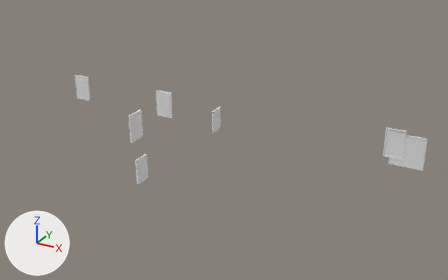
An edit to the glTF model Assets/Art/NIvel 1/Modelos/Nivel 1 Puertas.glb, drawn before and after from the same camera.
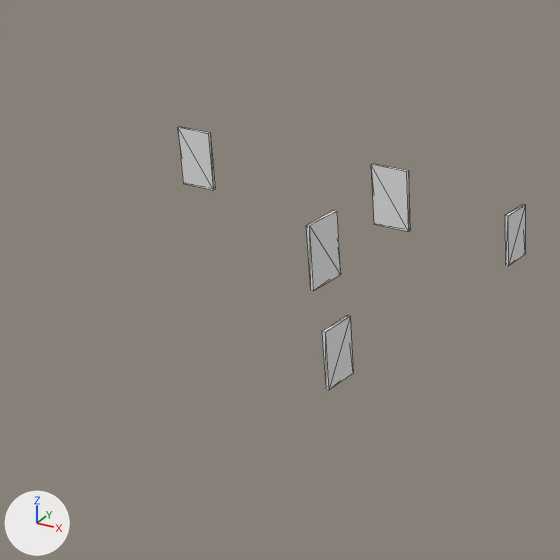
Old and new are each drawn whole from a 50 mm lens placed at (0.0, -67.1, 27.7), pointed at (-25.8, -20.3, 4.3) and again close up on the part from 0% to 52% of the width and 8% to 92% of the height. The axes (+X, +Y, +Z) are drawn at lower left. The lights are the same throughout. The first two pictures are the older version. The close-ups show mesh edges as thin lines. Where no turn or scale is listed for an object, it has been applied to the vertices.

In view in the first close-up: 'Parde Baño-Entrada.002', 'Parde Baño-Entrada.004', 'Parde Baño-Entrada.006', 'Parde Baño-Entrada.007', 'Parde Baño-Entrada.008'.
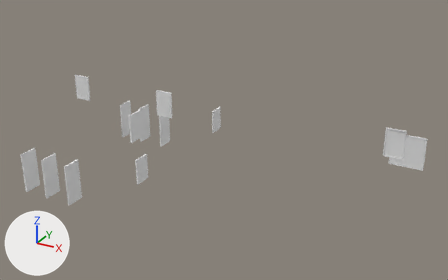
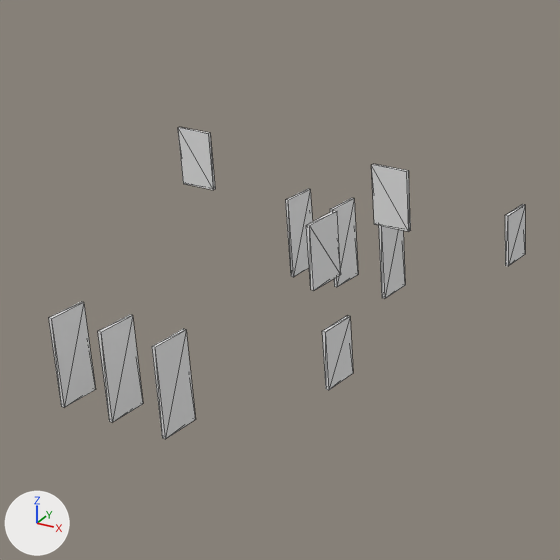
Commit message: Baños añadidos

Where the change shows, as pixel boxes (x1, y1, x2, y2) in the close-ups (560 x 560 px):
'Parde Baño-Entrada.014', added
    after: (98, 315, 143, 422)
'Parde Baño-Entrada.015', added
    after: (49, 302, 96, 407)
'Parde Baño-Entrada.013', added
    after: (152, 329, 196, 439)
'Parde Baño-Entrada.012', added
    after: (285, 189, 312, 277)
'Parde Baño-Entrada.010', added
    after: (379, 225, 405, 299)
'Parde Baño-Entrada.011', added
    after: (330, 198, 358, 287)

Patch to the scene script:
```diff
--- a/Assets/Art/NIvel 1/Modelos/Nivel 1 Puertas.glb.py
+++ b/Assets/Art/NIvel 1/Modelos/Nivel 1 Puertas.glb.py
@@ mat_puerta_002 @@
+mat_puerta_002 = principled_material('Puerta.002')
+mat_puerta_002.base_color = (0.8, 0.8, 0.8)  # white #e7e7e7
@@ mat_puerta_001 @@
+mat_puerta_001 = principled_material('Puerta.001')
+mat_puerta_001.base_color = (0.8, 0.8, 0.8)  # white #e7e7e7
@@ me_parde_baño_entrada_014 @@
+me_parde_baño_entrada_014.from_pydata(...)  # a box spanning x -0.15..0.0, y 0.0..1.68, z -1.88..1.88
+me_parde_baño_entrada_014.materials.append(mat_puerta_002)  # white #e7e7e7
@@ me_parde_baño_entrada_012 @@
+me_parde_baño_entrada_012.from_pydata(...)  # a box spanning x -0.15..0.0, y 0.0..1.68, z -1.88..1.88
+me_parde_baño_entrada_012.materials.append(mat_puerta_001)  # white #e7e7e7
@@ me_parde_baño_entrada_002 @@
+me_parde_baño_entrada_002.from_pydata(...)  # a box spanning x -0.15..0.0, y 0.0..1.68, z -1.88..1.88
+me_parde_baño_entrada_002.materials.append(mat_puerta_001)  # white #e7e7e7
@@ ob_parde_baño_entrada_015 @@
+ob_parde_baño_entrada_015 = bpy.data.objects.new('Parde Baño-Entrada.015', me_parde_baño_entrada_014)
+ob_parde_baño_entrada_015.location = (-39.89, -31.94, 2.49)
@@ ob_parde_baño_entrada_014 @@
+ob_parde_baño_entrada_014 = bpy.data.objects.new('Parde Baño-Entrada.014', me_parde_baño_entrada_014.copy())
+ob_parde_baño_entrada_014.location = (-37.44, -31.94, 2.49)
@@ ob_parde_baño_entrada_013 @@
+ob_parde_baño_entrada_013 = bpy.data.objects.new('Parde Baño-Entrada.013', me_parde_baño_entrada_012)
+ob_parde_baño_entrada_013.location = (-34.84, -31.94, 2.49)
@@ ob_parde_baño_entrada_012 @@
+ob_parde_baño_entrada_012 = bpy.data.objects.new('Parde Baño-Entrada.012', me_parde_baño_entrada_014.copy())
+ob_parde_baño_entrada_012.location = (-39.89, -17.59, 2.49)
@@ ob_parde_baño_entrada_011 @@
+ob_parde_baño_entrada_011 = bpy.data.objects.new('Parde Baño-Entrada.011', me_parde_baño_entrada_014.copy())
+ob_parde_baño_entrada_011.location = (-37.44, -17.59, 2.49)
@@ ob_parde_baño_entrada_010 @@
+ob_parde_baño_entrada_010 = bpy.data.objects.new('Parde Baño-Entrada.010', me_parde_baño_entrada_002)
+ob_parde_baño_entrada_010.location = (-34.84, -17.59, 2.49)
```
